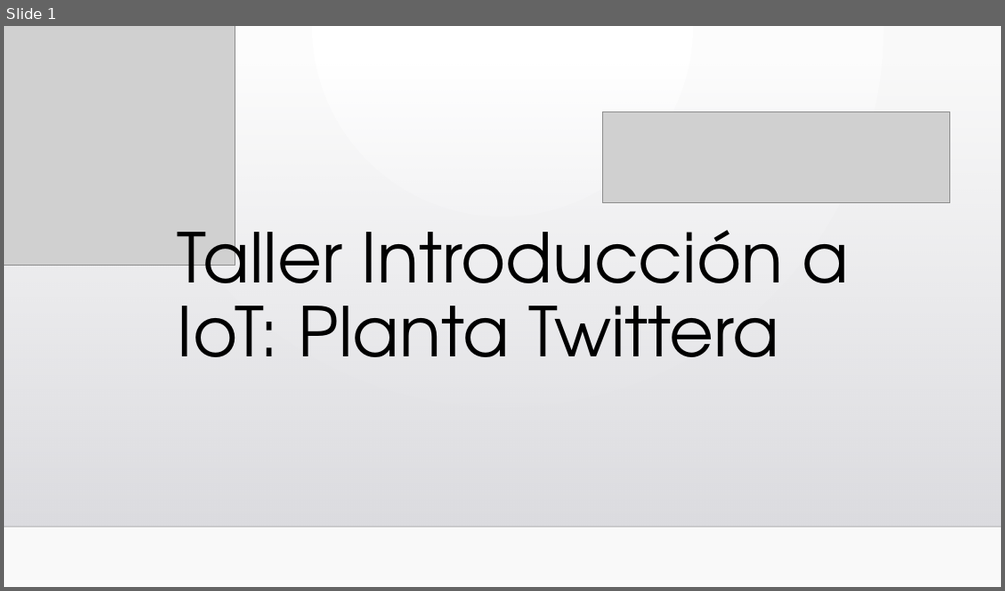
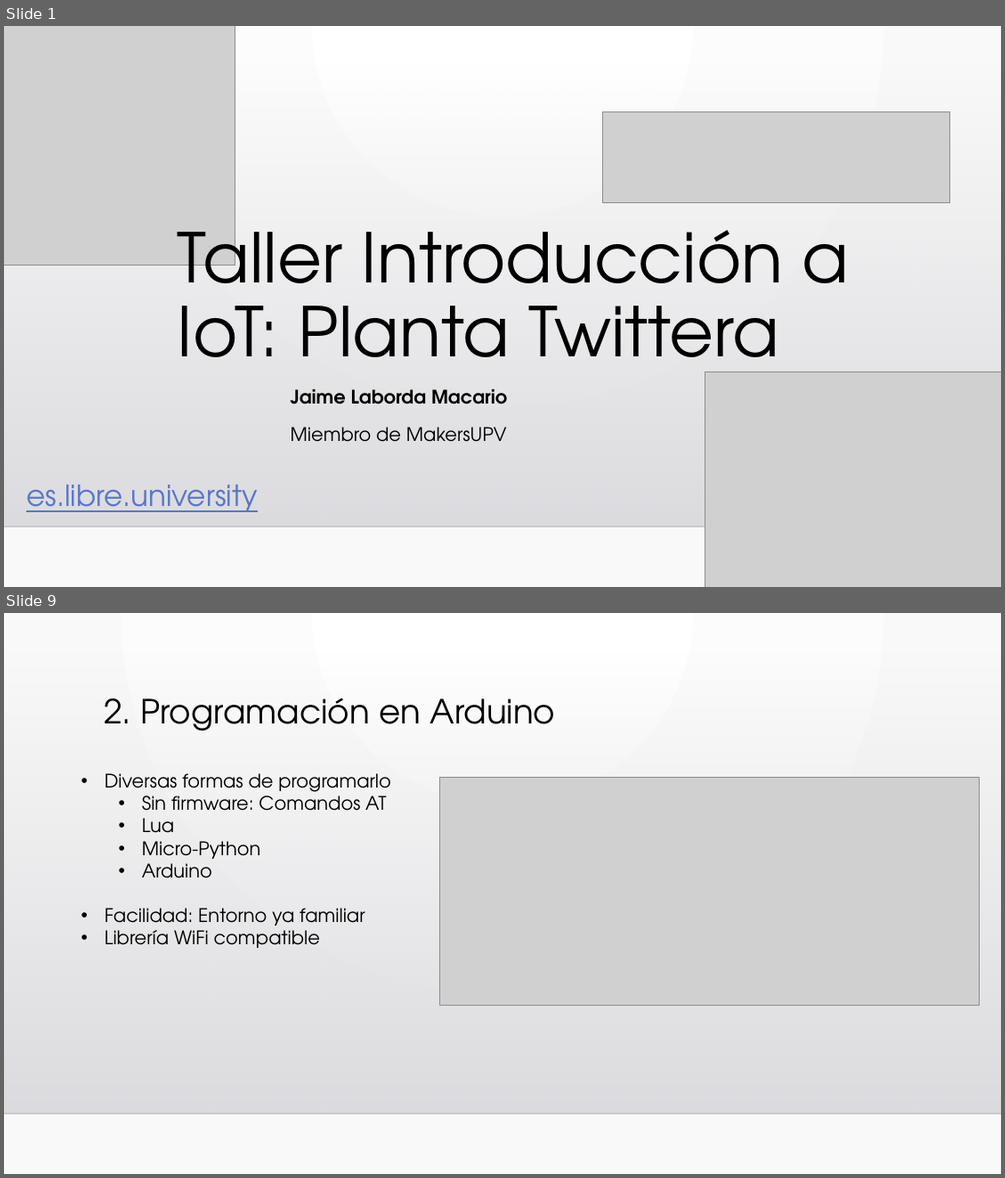
Before and after one commit to jaimelaborda/Planta-Twittera, a slide deck: Taller Introducción a IoT.pptx. Shown one above the other, each under a label of ours: slide 1 before the commit, slides 1 and 9 after it; the slides between them are not shown. The pictures are 1005x591 and 1005x1178 pixels, drawn with LibreOffice and Linux fonts; fonts in the diff are those of the drawing; grey boxes stand for pictures; background and template pictures are left out. Boxes give left, top, right and bottom in pixels: in the first picture for what was removed or moved away, otherwise in the second. Text is boxed around its words. In the diff, an @@ line names an element or a change of style, - is before the commit and + after.

```diff
--- a/Taller Introducción a IoT.pptx
+++ b/Taller Introducción a IoT.pptx
@@ slide 9 added at box(4, 613, 1001, 1174), background gradient #FFFFFF to #FAFAFA; not listed: 2 template elements that a slide beside it also shows @@
@@ title added at box(104, 698, 556, 730), 32 pt, text #000000 @@
+2. Programación en Arduino
@@ text added at box(105, 773, 391, 948), 18 pt, text #000000 @@
+• Diversas formas de programarlo
+  • Sin firmware: Comandos AT
+  • Lua
+  • Micro-Python
+  • Arduino
+• Facilidad: Entorno ya familiar
+• Librería WiFi compatible
@@ picture added at box(440, 777, 979, 1005) @@
@@ slide 1 changed as well @@
@@ picture added at box(704, 371, 1001, 587) @@
@@ subtitle added at box(291, 389, 507, 442), 18 pt, text #000000, bold @@
+Jaime Laborda Macario
+Miembro de MakersUPV
@@ text added at box(26, 484, 258, 512), 28 pt, text #5977C4, underline @@
+es.libre.university
```
Also in this commit, not shown: 25 other slides added, 1 slide removed, 16 other files.
